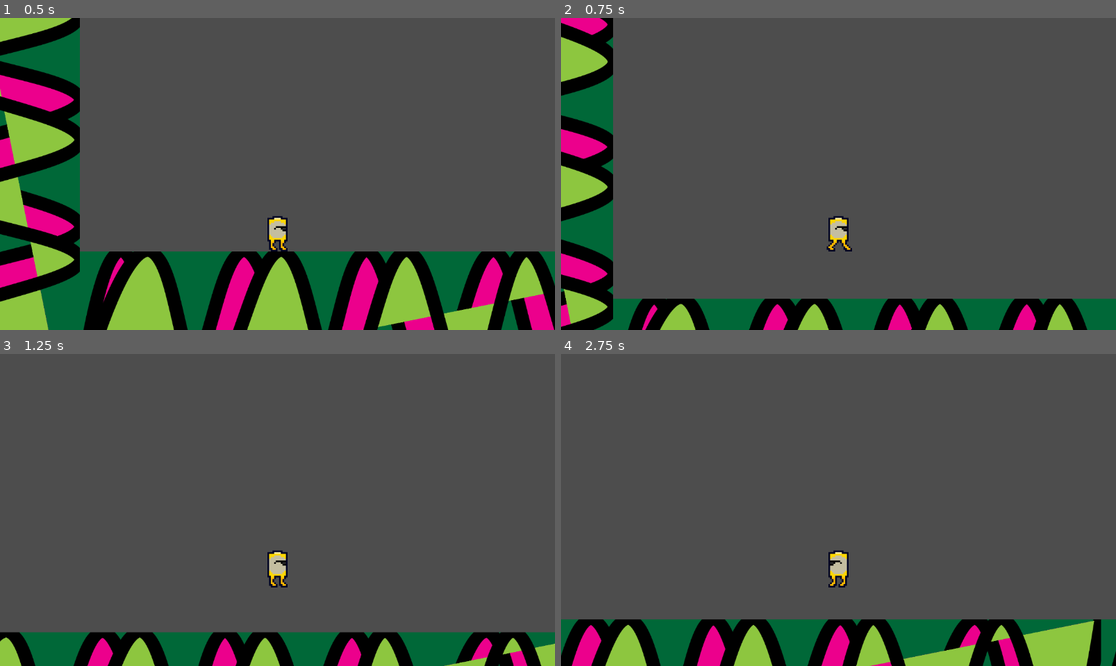
Above: before the commit, frames 1-4 (two rows, left to right).
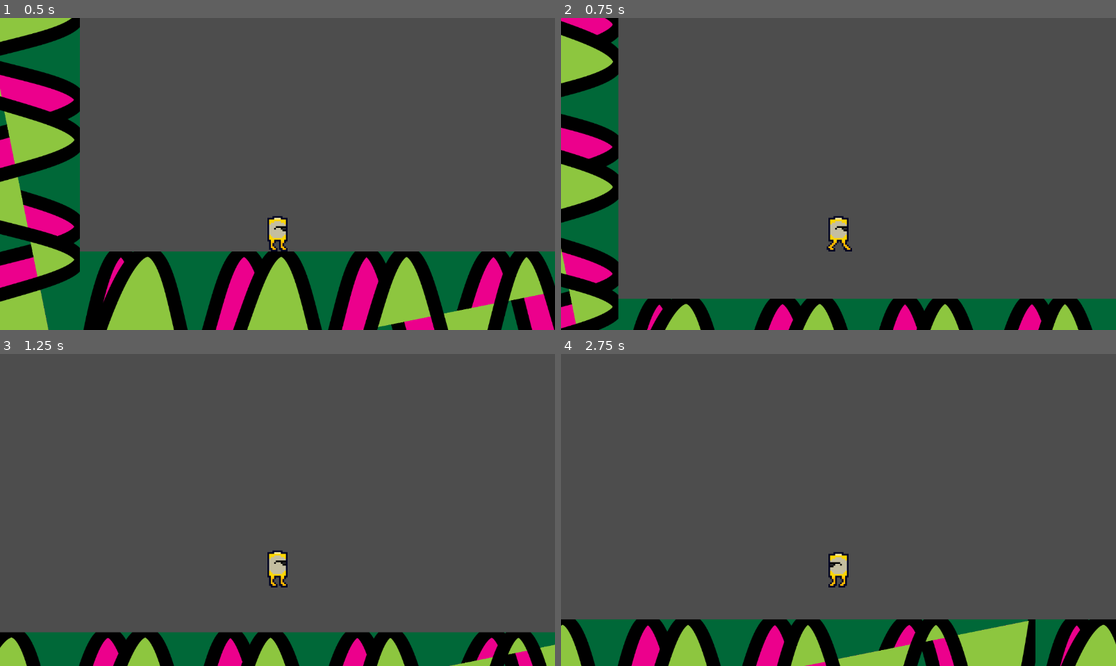
Above: after the commit, the same moments.

Repository: Tore-Forsberg/Godot-platformer
Game: Godot game, scene res://world.tscn
Same seed, same stepped clock (60 frames per second), same inputs: the game is played once before the commit and once after it.
Inputs:
- Up to frame 1 (0.5 s): no input
- Up to frame 2 (0.75 s): hold Right (move_right) from 0.53 s (still down); tap Space (jump) at 0.6 s
- Up to frame 3 (1.25 s): keep holding Right (move_right); tap Space (jump) at 0.77, 1.07 s
- Up to frame 4 (2.75 s): tap Space (jump) at 1.35, 1.52, 1.82, 2.1 s; release Right (move_right) at 2.03 s; hold Left (move_left) from 2.03 s (still down)

Frame 1 is identical in both runs. In frame 2, 4.7% of the frame differs, in the area x 0-96%, y 0-100%; in frame 3, 2.9%; in frame 4, 13%, in the area x 0-100%, y 63-100%.

Commit message:
Add wall jumping

Diff:
--- a/scripts/player.gd
+++ b/scripts/player.gd
@@ -9,9 +9,11 @@
 @export var acceleration = 90
 @export var deceleration = 25
 
+var air_acceleration = acceleration/2.4
+var air_deceleration = deceleration/2.4
+
 @export var jump_height = 220
 @export var time_to_jump_peak = 0.35 # The time it takes to reach the jump_height
-
 
 var is_jump_buffer_pressed: bool
 
@@ -42,19 +44,31 @@
 
 func manage_movement():
 	if Input.is_action_pressed("move_right"):
-		velocity.x = min(velocity.x + acceleration, speed)
+		if is_on_floor():
+			velocity.x = min(velocity.x + acceleration, speed)
+		else:
+			velocity.x = min(velocity.x + air_acceleration, speed)
 	if Input.is_action_pressed("move_left"):
-		velocity.x = max(velocity.x - acceleration, -speed)
+		if is_on_floor():
+			velocity.x = max(velocity.x - acceleration, -speed)
+		else:
+			velocity.x = max(velocity.x - air_acceleration, -speed)
 
 	if velocity.x > 0 or velocity.x < 0:
+		if is_on_floor():
 			if velocity.x > 0:
 				velocity.x = max(velocity.x - deceleration, 0)
 			elif velocity.x < 0:
 				velocity.x = min(velocity.x + deceleration, 0)
+		else:
+			if velocity.x > 0:
+				velocity.x = max(velocity.x - air_deceleration, 0)
+			elif velocity.x < 0:
+				velocity.x = min(velocity.x + air_deceleration, 0)
 
 
 func manage_jump_conditions():
-	if is_on_floor():
+	if is_on_floor() or is_on_wall_only():
 		is_jump_available = true
 		if is_jump_buffer_pressed == true:
 			jump()
@@ -76,6 +90,12 @@
 func jump():
 	velocity.y = -jump_force
 	animated_sprite.play("idle")
+	if is_on_wall_only():
+		velocity.y = -jump_force * 0.8
+		if animated_sprite.flip_h ==true:
+			velocity.x = speed
+		else:
+			velocity.x = -speed
 
 
 func _on_jump_timer_timeout():
--- a/test_stage.tscn
+++ b/test_stage.tscn
@@ -312,3 +312,16 @@
 [node name="CollisionShape2D" type="CollisionShape2D" parent="platform25"]
 position = Vector2(548, 823)
 shape = SubResource("RectangleShape2D_vof1e")
+
+[node name="platform26" type="StaticBody2D" parent="."]
+position = Vector2(8000, -1100)
+rotation = 1.5708
+
+[node name="PlatformPlaceholder" type="Sprite2D" parent="platform26"]
+position = Vector2(550, 823)
+scale = Vector2(1, 0.8)
+texture = ExtResource("1_j5e3v")
+
+[node name="CollisionShape2D" type="CollisionShape2D" parent="platform26"]
+position = Vector2(550, 823)
+shape = SubResource("RectangleShape2D_vof1e")
